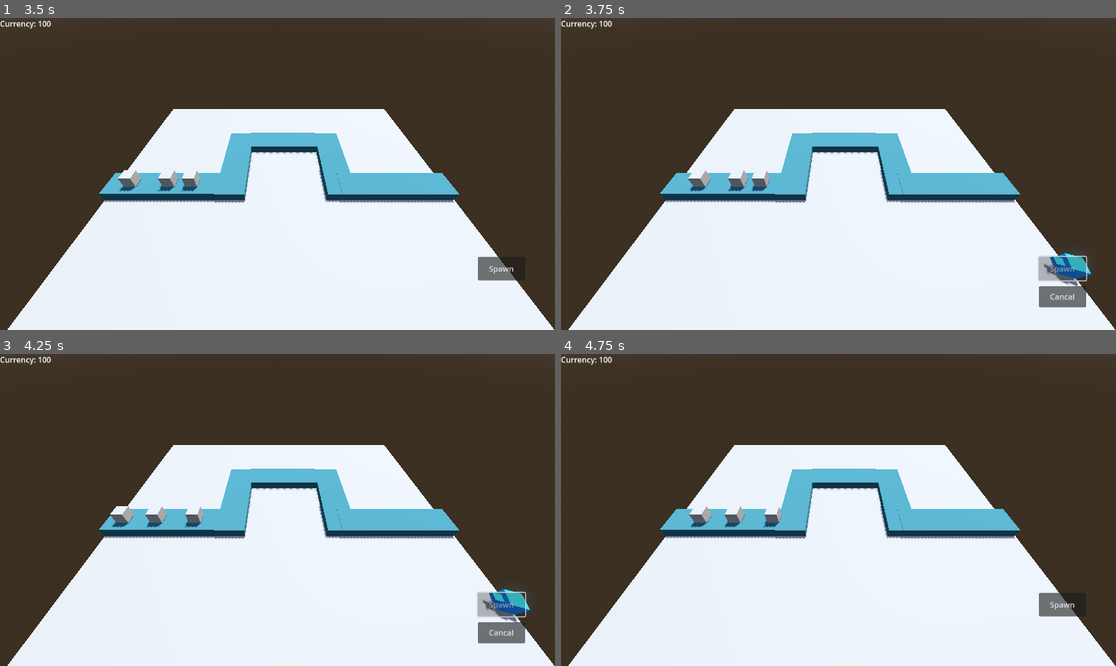
Above: before the commit, frames 1-4 (two rows, left to right).
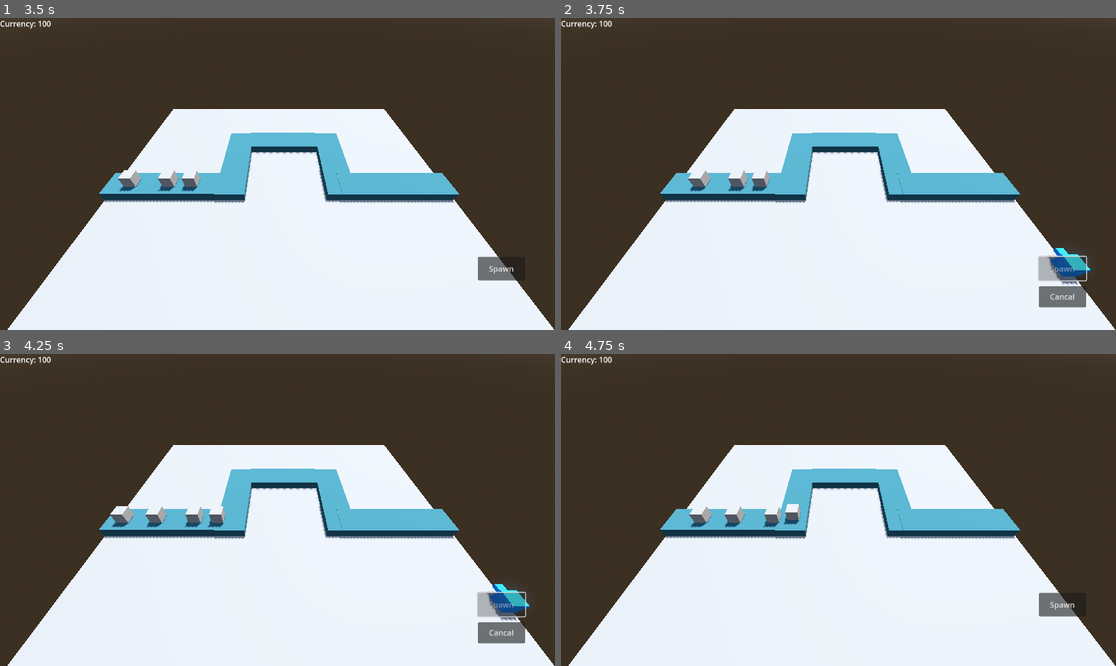
Above: after the commit, the same moments.

Repository: BurnabySouthGameDev/TowerDefence
Game: Godot game, scene res://Scenes/main.tscn
Same seed, same stepped clock (60 frames per second), same inputs: the game is played once before the commit and once after it.
Inputs:
- Up to frame 1 (3.5 s): click "Spawn" at 0.5 s; click "Cancal" at 1.25 s; click "Spawn" at 2 s; click "Cancal" at 2.75 s
- Up to frame 2 (3.75 s): click "Spawn" at 3.5 s
- Up to frame 3 (4.25 s): no input
- Up to frame 4 (4.75 s): click "Cancal" at 4.25 s

Frame 1 is identical in both runs. In frame 2, 0.2% of the frame differs, in the area x 86-96%, y 73-86%; in frame 3, 0.4%, in the area x 37-96%, y 48-86%; in frame 4, 0.2%.

Commit message:
Small change

Diff:
--- a/Scripts/turrets/basic_turret.gd
+++ b/Scripts/turrets/basic_turret.gd
@@ -1,12 +1,15 @@
 extends Node3D
 
-@onready
-var radar : Radar = $"Radar"
+@onready var radar: Radar = $"Radar"
+@onready var reload_timer: Timer = $"ReloadTimer"
 
-@onready
-var reload_timer : Timer = $"ReloadTimer"
+func _ready() -> void:
+	radar.monitoring = false
 
 func _on_radar_new_target(target: Node3D) -> void:
+	if not radar.monitoring:
+		return
+
 	print("basic_turret - target: ", target)
 	if target == null:
 		reload_timer.stop()
@@ -17,12 +20,15 @@
 		reload_timer.start()
 
 func fire() -> void:
-	assert(radar.current_target != null)
-
-	_fire_at(radar.current_target)
+	if radar.current_target != null:
+		_fire_at(radar.current_target)
 
 func _fire_at(target: Node3D) -> void:
-	var face := global_position.direction_to(target.global_position)
-	quaternion = Quaternion(Vector3.FORWARD, face)
+	var target_pos = target.global_position
+	target_pos.y = global_position.y  # Flatten Y to prevent pitch/roll
+	look_at(target_pos, Vector3.UP)
+
 	if randf() < (1.0 / 5.0):
+		var currency_label = get_tree().root.get_node("Main/GameUI/CurrencyDisplay/CurrencyLabel")
+		currency_label.add(5)
 		target.queue_free()
